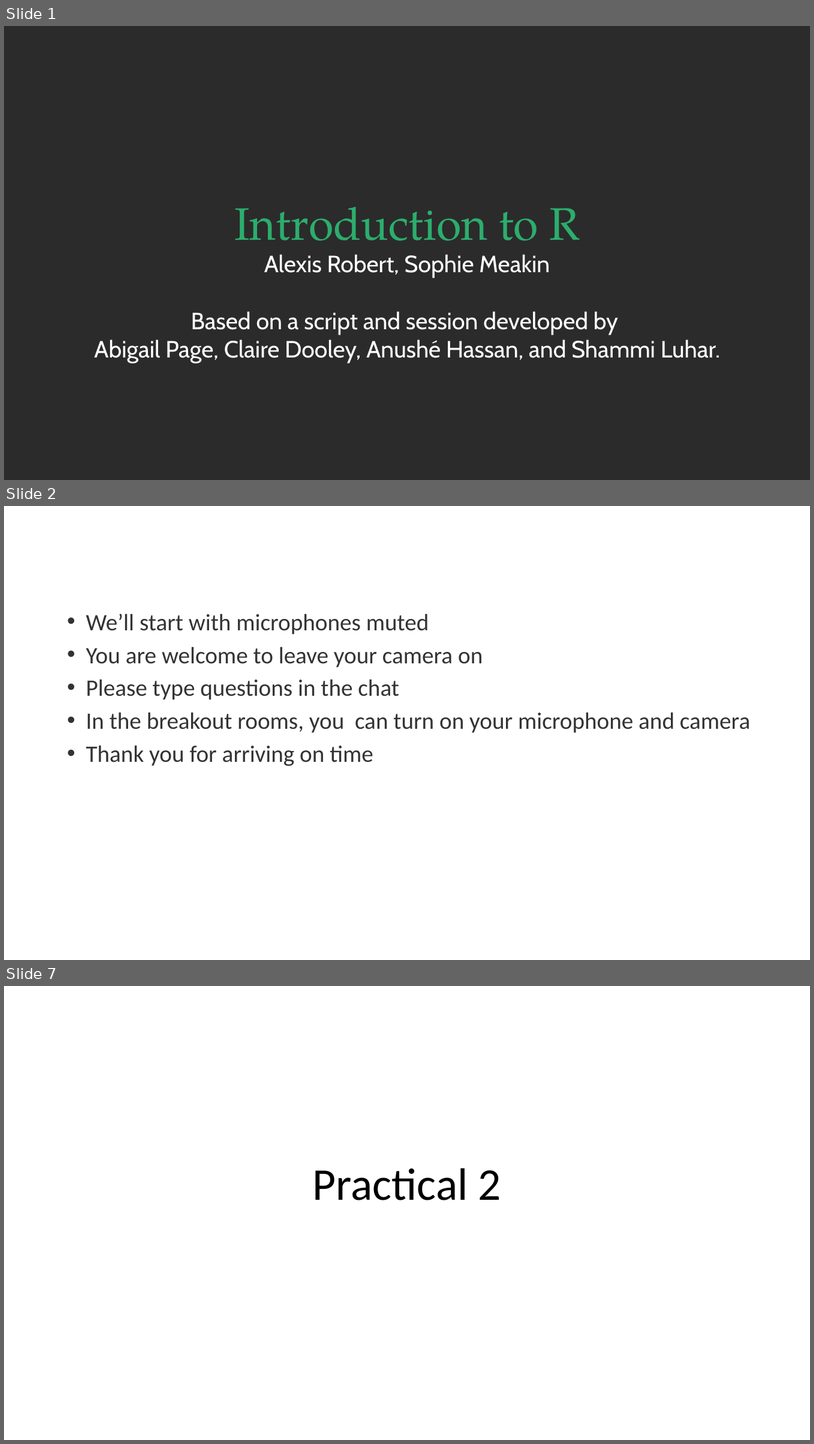
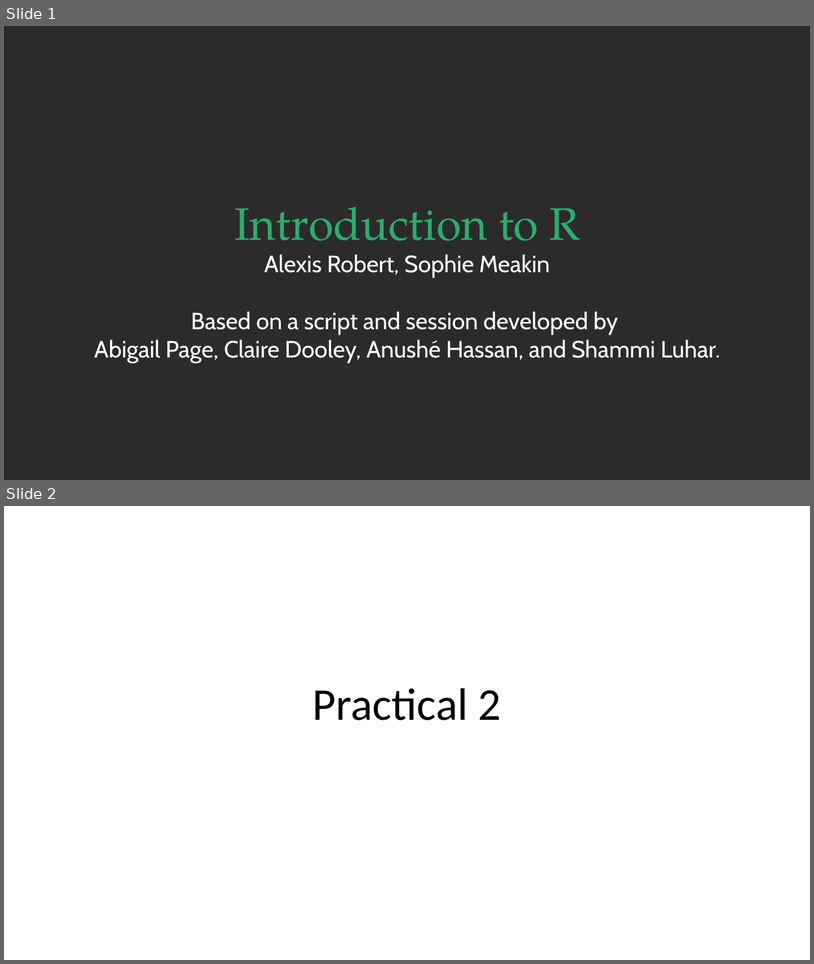
Before and after one commit to alxsrobert/intro_to_R_2022, a slide deck: session_2/SLIDES_introduction_to_R_2.pptx. Shown one above the other, each under a label of ours: slides 1, 2 and 7 before the commit, slides 1 and 2 after it; the slides between them are not shown. The pictures are 814x1444 and 814x964 pixels, drawn with LibreOffice and Linux fonts; fonts in the diff are those of the drawing; background and template pictures are left out; a plain dark background stands for a picture behind light text. Boxes give left, top, right and bottom in pixels: in the first picture for what was removed or moved away, otherwise in the second. Text is boxed around its words. In the diff, an @@ line names an element or a change of style, - is before the commit and + after.

Commit message:
Remove slides from practical 1 & zoom-related

```diff
--- a/session_2/SLIDES_introduction_to_R_2.pptx
+++ b/session_2/SLIDES_introduction_to_R_2.pptx
@@ slide 2 removed at (x1=4, y1=506, x2=810, y2=960), background picture (left out) @@
@@ title removed at (x1=45, y1=525, x2=672, y2=566) @@
-Reminder of Zoom etiquette
@@ text removed at (x1=86, y1=613, x2=750, y2=766) @@
-• We’ll start with microphones muted
-• You are welcome to leave your camera on
-• Please type questions in the chat
-• In the breakout rooms, you can turn on your microphone and camera
-• Thank you for arriving on time
@@ what was slide 7 is now slide 2 @@
```
Also in this commit, not shown: 1 slide added, 8 other slides removed.
